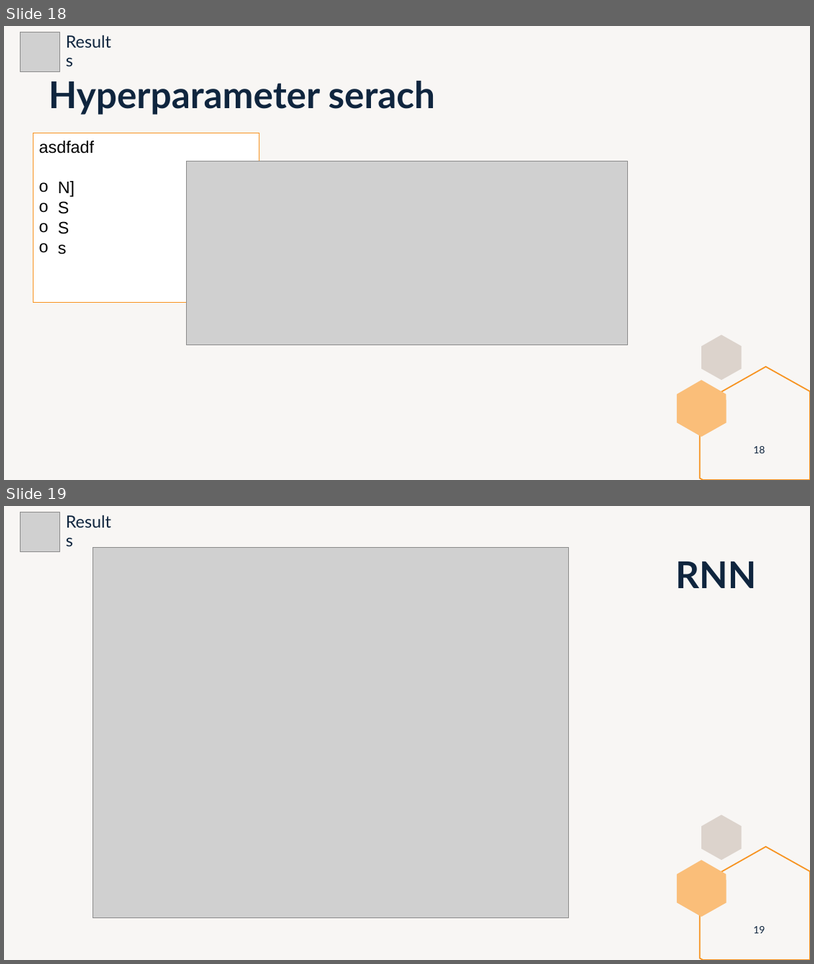
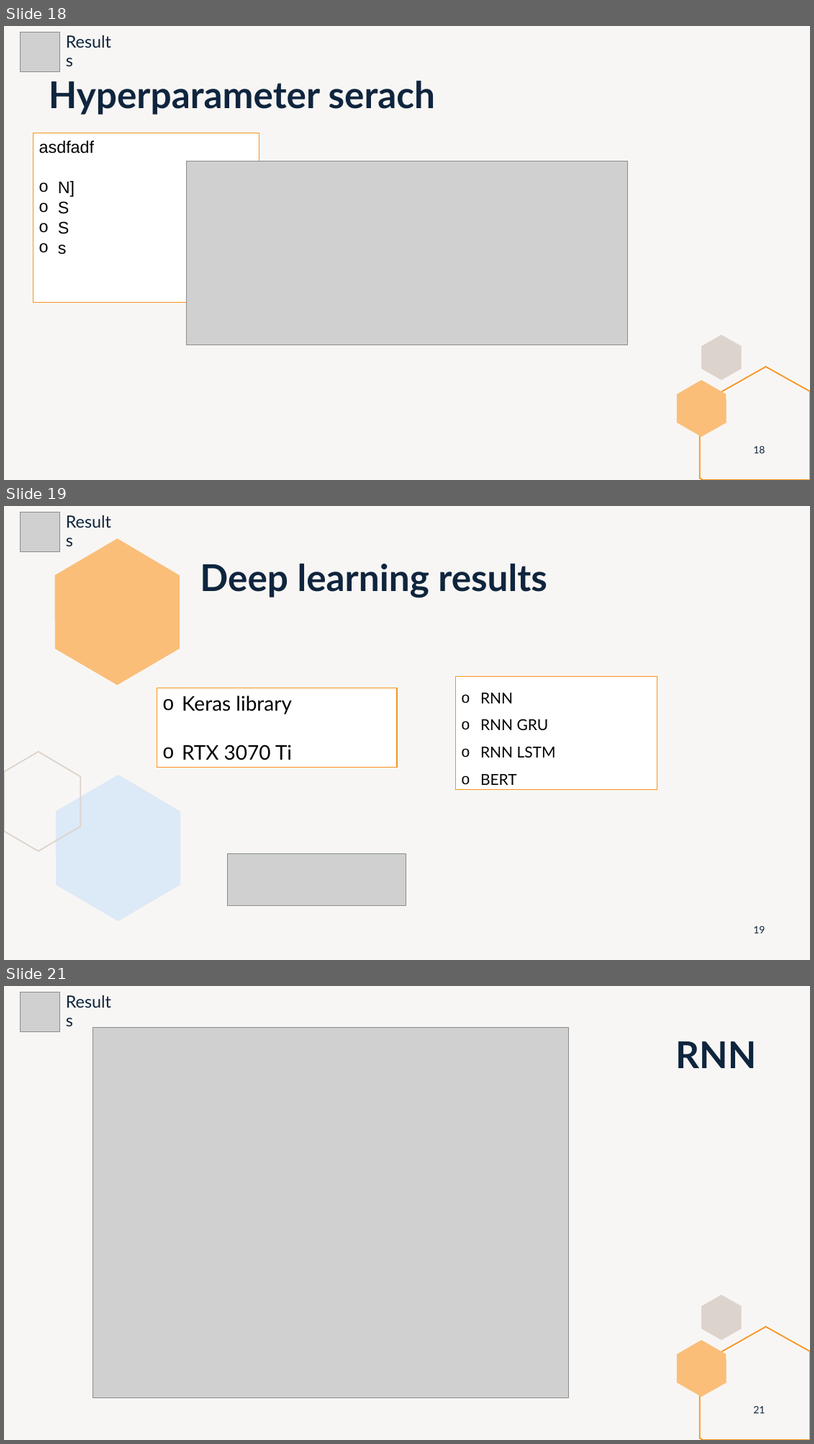
Before and after one commit to marti1999/TFG, a slide deck: informes/entrega final/presentation.pptx. Shown one above the other, each under a label of ours: slides 18 and 19 before the commit, slides 18, 19 and 21 after it; the slides between them are not shown. The pictures are 814x964 and 814x1444 pixels, drawn with LibreOffice and Linux fonts; fonts in the diff are those of the drawing; grey boxes stand for pictures. Boxes give left, top, right and bottom in pixels: in the first picture for what was removed or moved away, otherwise in the second. Text is boxed around its words. In the diff, an @@ line names an element or a change of style, - is before the commit and + after.

```diff
--- a/informes/entrega final/presentation.pptx
+++ b/informes/entrega final/presentation.pptx
@@ slide 19 added at bbox=[4, 506, 810, 960], background #DCD3CC at 20% opacity @@
@@ picture added at bbox=[21, 512, 59, 552] @@
@@ text added at bbox=[59, 518, 124, 546], 20 pt, text #0F253E @@
+Results
@@ freeform shape added at bbox=[55, 538, 180, 685], fill #FABE79 @@
@@ title added at bbox=[200, 564, 548, 598], 44 pt, text #0F253E, bold @@
+Deep learning results
@@ rectangle added at bbox=[456, 676, 657, 789], fill #FFFFFF, outline #F79320 1 pt, 18 pt, text #000000 @@
+o RNN
+o RNN GRU
+o RNN LSTM
+o BERT
@@ rectangle added at bbox=[157, 688, 397, 767], fill #FFFFFF, outline #F79320 1 pt, 24 pt, text #000000 @@
+o Keras library
+o RTX 3070 Ti
@@ freeform shape added at bbox=[4, 752, 81, 851], outline #DCD3CC 1.5 pt @@
@@ freeform shape added at bbox=[56, 775, 180, 921], fill #DCE9F7 @@
@@ picture added at bbox=[227, 853, 406, 906] @@
@@ page number added at bbox=[754, 926, 765, 933], 12 pt, text #0F253E @@
+19
@@ what was slide 19 is now slide 21 @@
@@ page number at bbox=[754, 1406, 765, 1413]: text changed @@
-19
+21
```
Also in this commit, not shown: 4 slides changed, 3 other slides added, 1 slide removed, 2 other files.
